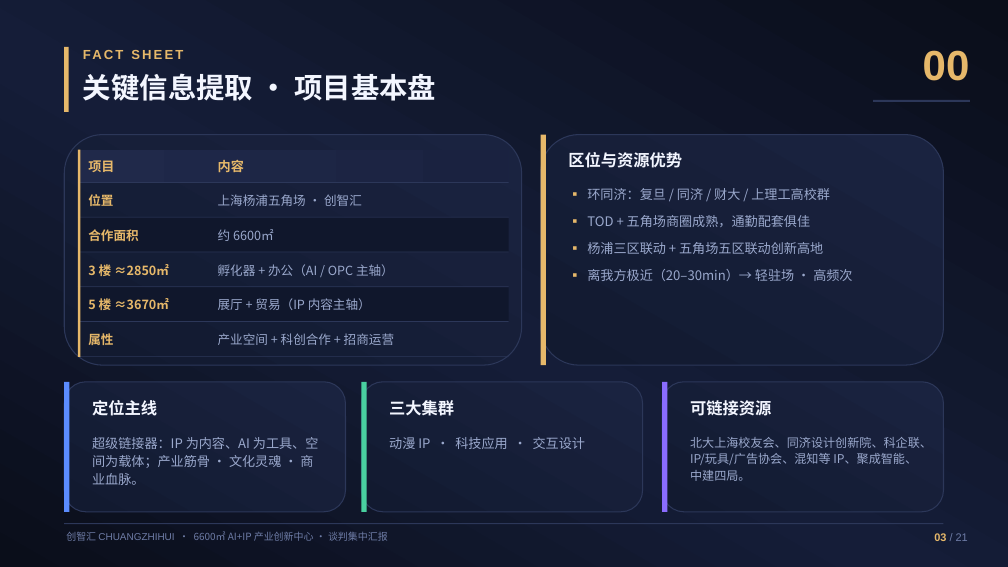
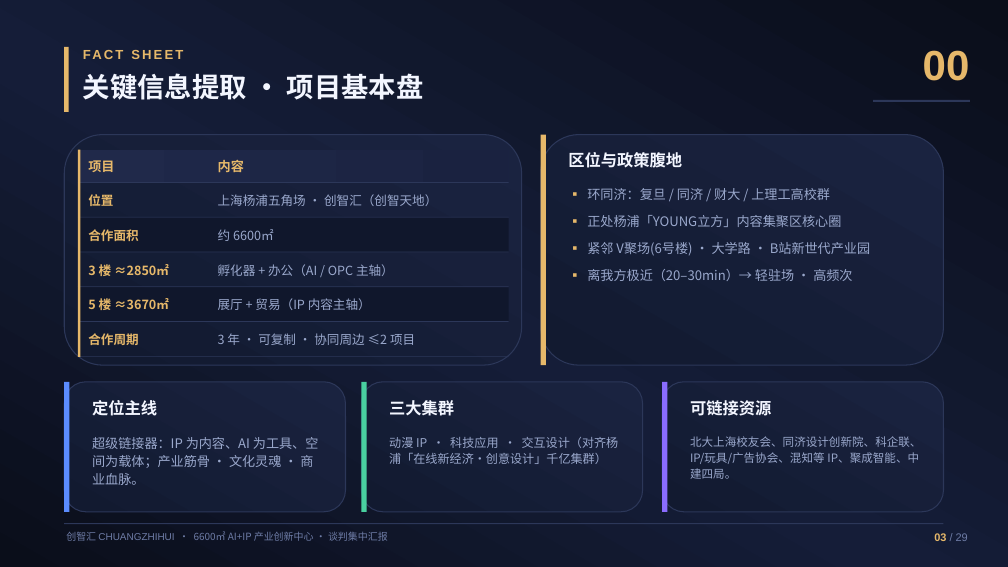
Before and after one commit to hujigang2010-maker/AIDEN, a slide deck: slide 3 of proposal/chuangzhihui-6600-proposal.pptx. Drawn at 1008x567 pixels with LibreOffice and Linux fonts; fonts in the diff are those of the drawing. Boxes give left, top, right and bottom in pixels: in the first picture for what was removed or moved away, otherwise in the second. Text is boxed around its words. In the diff, an @@ line names an element or a change of style, - is before the commit and + after.

```diff
--- a/proposal/chuangzhihui-6600-proposal.pptx
+++ b/proposal/chuangzhihui-6600-proposal.pptx
@@ text "关键信息提取 · 项目基本盘" at bbox=[83, 73, 424, 100]: size 27 to 26 pt @@
@@ text at bbox=[568, 152, 682, 168]: text changed @@
-区位与资源优势
+区位与政策腹地
@@ text at bbox=[218, 194, 437, 206]: text changed @@
-上海杨浦五角场 · 创智汇
+上海杨浦五角场 · 创智汇（创智天地）
@@ text at bbox=[587, 215, 870, 256]: text changed @@
-▪ TOD + 五角场商圈成熟，通勤配套俱佳
-▪ 杨浦三区联动 + 五角场五区联动创新高地
+▪ 正处杨浦「YOUNG立方」内容集聚区核心圈
+▪ 紧邻 V聚场(6号楼) · 大学路 · B站新世代产业园
@@ text at bbox=[88, 333, 138, 345]: text changed @@
-属性
+合作周期
@@ text at bbox=[218, 333, 415, 345]: text changed @@
-产业空间 + 科创合作 + 招商运营
+3 年 · 可复制 · 协同周边 ≤2 项目
@@ text at bbox=[389, 437, 619, 464]: text changed; size 12.5 to 11.5 pt @@
-动漫 IP · 科技应用 · 交互设计
+动漫 IP · 科技应用 · 交互设计（对齐杨浦「在线新经济·创意设计」千亿集群）
@@ text "北大上海校友会、同济设计创新院、科企联、IP/玩具/广告协会、混知等 IP、聚成智能、中建四局。" at bbox=[690, 436, 921, 479]: size 11.5 to 11 pt @@
@@ text at bbox=[934, 533, 968, 541]: text changed @@
-03 / 21
+03 / 29
```
Also in this commit, not shown: 17 other slides changed, 11 slides added, 3 slides removed, 5 other files.
